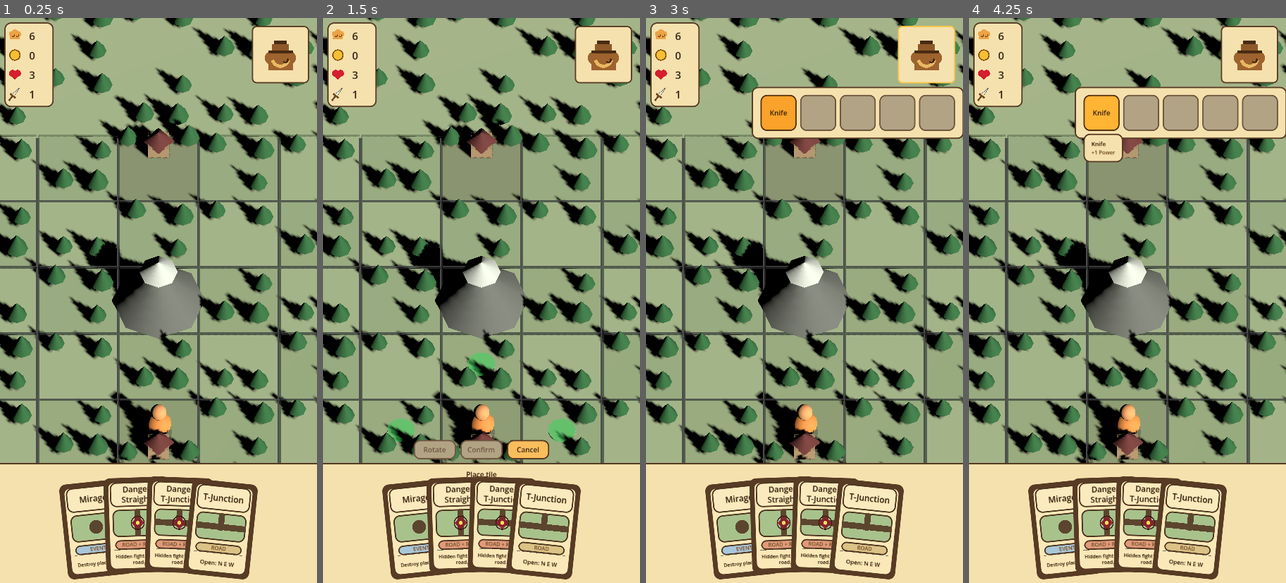
Above: before the commit, frames 1-4 (left to right).
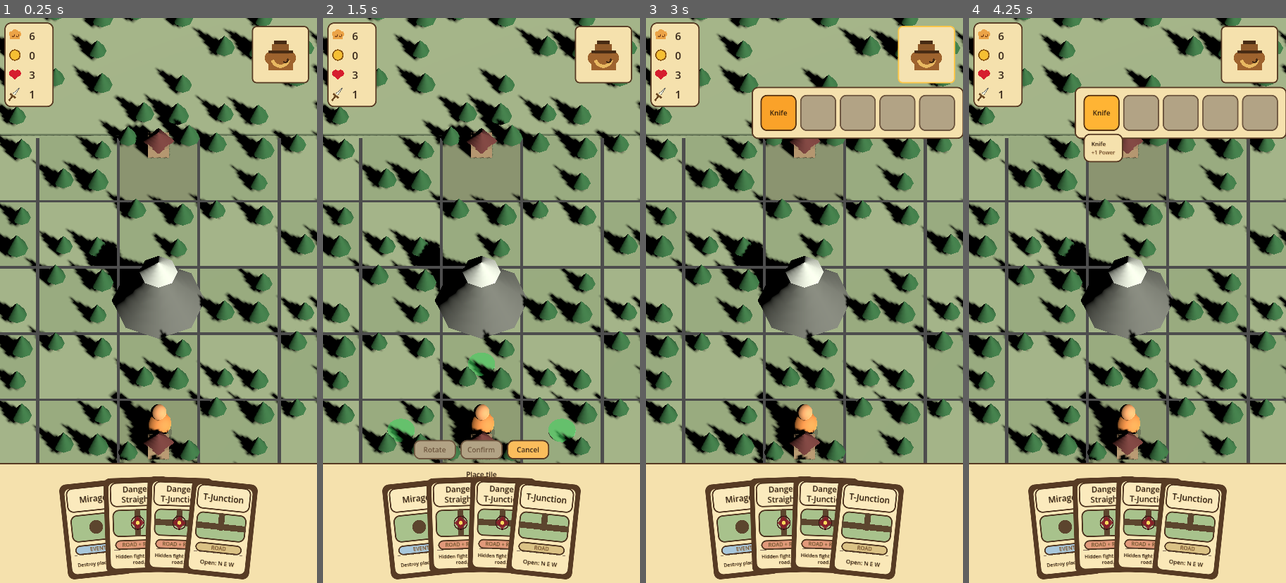
Above: after the commit, the same moments.

Repository: Reicher/The-Road-North
Game: Godot game, scene res://scenes/main.tscn
Same seed, same stepped clock (60 frames per second), same inputs: the game is played once before the commit and once after it.
Inputs (mouse positions are in pixels of both pictures, inside the frame that each line leads up to):
- Up to frame 1 (0.25 s): no input
- Up to frame 2 (1.5 s): tap Enter at 0.5 s; drag from (481, 520) to (513, 176) at 0.52 s; click "Use" at 1.25 s
- Up to frame 3 (3 s): click "Cancel" at 2 s; click (924, 51) at 2.75 s
- Up to frame 4 (4.25 s): click "Knife" at 3.5 s

The runs differ from the first frame. In frame 1, 0.6% of the frame differs, in the area x 0-100%, y 20-79%; in frame 2, 0.6%; in frame 3, 0.5%; in frame 4, 0.5%.

Commit message:
Update docs, visuals, and test cleanup

Diff:
--- a/scripts/game_over_ui.gd
+++ b/scripts/game_over_ui.gd
@@ -56,7 +56,7 @@
 		_action_button.pressed.connect(_on_action_button_pressed)
 
 func _on_game_over(_reason: String) -> void:
-	_show_end_screen("You loose", "Restart level", "restart_level")
+	_show_end_screen("You lose", "Restart level", "restart_level")
 
 
 func _on_run_won() -> void:
--- a/scripts/map_camera.gd
+++ b/scripts/map_camera.gd
@@ -44,6 +44,15 @@
 		_play_start_zoom_sequence()
 
 
+func _exit_tree() -> void:
+	if _start_zoom_tween != null:
+		_start_zoom_tween.kill()
+		_start_zoom_tween = null
+	if _move_focus_tween != null:
+		_move_focus_tween.kill()
+		_move_focus_tween = null
+
+
 func _input(event: InputEvent) -> void:
 	if _handle_scroll_zoom(event):
 		get_viewport().set_input_as_handled()
@@ -265,10 +274,6 @@
 	_clamp_target()
 	_apply_camera_transform()
 
-	await get_tree().create_timer(start_zoom_hold_duration).timeout
-	if _map == null or not is_inside_tree():
-		return
-
 	var target_size := _get_initial_zoom_target()
 	var target_xz := _world_to_xz(_get_player_tile_position())
 	var start_size := size
@@ -278,6 +283,8 @@
 	_start_zoom_tween = create_tween()
 	_start_zoom_tween.set_trans(Tween.TRANS_SINE)
 	_start_zoom_tween.set_ease(Tween.EASE_IN_OUT)
+	if start_zoom_hold_duration > 0.0:
+		_start_zoom_tween.tween_interval(start_zoom_hold_duration)
 	_start_zoom_tween.tween_method(func(value: float) -> void:
 		t = value
 		size = lerpf(start_size, target_size, t)
--- a/scripts/map_visuals.gd
+++ b/scripts/map_visuals.gd
@@ -5,7 +5,7 @@
 const FOREST_PADDING_TILES := 4
 const GROUND_LIGHT_COLOR := Color(0.69, 0.76, 0.57)
 const GROUND_DARK_COLOR := Color(0.64, 0.72, 0.53)
-const GRID_LINE_COLOR := Color(0.36, 0.46, 0.31, 0.58)
+const PLAYABLE_BORDER_COLOR := Color(0.30, 0.38, 0.26, 0.62)
 const TREE_SLOTS := [
 	Vector2(-0.28, -0.28),
 	Vector2(0.30, -0.18),
@@ -15,6 +15,7 @@
 
 var _cell_nodes: Dictionary = {}
 var _forest_nodes: Array[Node] = []
+var _border_node: Node3D
 var _cells_root: Node3D
 var _forest_root: Node3D
 
@@ -31,6 +32,9 @@
 		if node != null:
 			node.queue_free()
 	_forest_nodes.clear()
+	if _border_node != null:
+		_border_node.queue_free()
+		_border_node = null
 
 	for y in range(-FOREST_PADDING_TILES, map.playable_height + FOREST_PADDING_TILES):
 		for x in range(-FOREST_PADDING_TILES, map.playable_width + FOREST_PADDING_TILES):
@@ -41,6 +45,7 @@
 	for y in map.playable_height:
 		for x in map.playable_width:
 			rebuild_cell(map, Vector2i(x, y))
+	_add_playable_area_border(map)
 
 
 func rebuild_cell(map: GameMap, grid_position: Vector2i) -> void:
@@ -60,7 +65,6 @@
 	var feature := map.get_fixed_feature(grid_position)
 	var terrain_color := GROUND_LIGHT_COLOR if (grid_position.x + grid_position.y) % 2 == 0 else GROUND_DARK_COLOR
 	_add_box(cell, "Ground", Vector3(map.tile_size * 0.96, GROUND_HEIGHT, map.tile_size * 0.96), Vector3(0.0, -GROUND_HEIGHT * 0.5, 0.0), terrain_color)
-	_add_grid_lines(map, cell, grid_position)
 
 	if not feature.is_empty():
 		_add_fixed_feature_visual(map, cell, feature)
@@ -79,15 +83,21 @@
 	_add_cell_trees(map, cell, grid_position)
 
 
-func _add_grid_lines(map: GameMap, parent: Node3D, grid_position: Vector2i) -> void:
+func _add_playable_area_border(map: GameMap) -> void:
+	_border_node = Node3D.new()
+	_border_node.name = "PlayableAreaBorder"
+	add_child(_border_node)
+
 	var line_width := maxf(2.0, map.tile_size * 0.018)
 	var y := GROUND_HEIGHT * 0.20
-	_add_box(parent, "GridNorth", Vector3(map.tile_size * 0.98, line_width, line_width), Vector3(0.0, y, -map.tile_size * 0.49), GRID_LINE_COLOR)
-	_add_box(parent, "GridWest", Vector3(line_width, line_width, map.tile_size * 0.98), Vector3(-map.tile_size * 0.49, y, 0.0), GRID_LINE_COLOR)
-	if grid_position.y == map.playable_height - 1:
-		_add_box(parent, "GridSouth", Vector3(map.tile_size * 0.98, line_width, line_width), Vector3(0.0, y, map.tile_size * 0.49), GRID_LINE_COLOR)
-	if grid_position.x == map.playable_width - 1:
-		_add_box(parent, "GridEast", Vector3(line_width, line_width, map.tile_size * 0.98), Vector3(map.tile_size * 0.49, y, 0.0), GRID_LINE_COLOR)
+	var width := float(map.playable_width) * map.tile_size
+	var height := float(map.playable_height) * map.tile_size
+	var center_x := width * 0.5
+	var center_z := height * 0.5
+	_add_box(_border_node, "BorderNorth", Vector3(width, line_width, line_width), Vector3(center_x, y, 0.0), PLAYABLE_BORDER_COLOR)
+	_add_box(_border_node, "BorderSouth", Vector3(width, line_width, line_width), Vector3(center_x, y, height), PLAYABLE_BORDER_COLOR)
+	_add_box(_border_node, "BorderWest", Vector3(line_width, line_width, height), Vector3(0.0, y, center_z), PLAYABLE_BORDER_COLOR)
+	_add_box(_border_node, "BorderEast", Vector3(line_width, line_width, height), Vector3(width, y, center_z), PLAYABLE_BORDER_COLOR)
 
 
 func _add_fixed_feature_visual(map: GameMap, parent: Node3D, feature: Dictionary) -> void:
--- a/tests/test_deck_controller.gd
+++ b/tests/test_deck_controller.gd
@@ -22,6 +22,7 @@
 	hand.name = "Hand"
 	hand.demo_cards_enabled = false
 	hand.layout_duration = 0.0
+	hand.set_anchors_preset(Control.PRESET_TOP_LEFT)
 	hand.size = Vector2(360.0, 640.0)
 	ui.add_child(hand)
 	hand._ready()
--- a/tests/test_event_cards.gd
+++ b/tests/test_event_cards.gd
@@ -51,6 +51,7 @@
 	hand.name = "Hand"
 	hand.demo_cards_enabled = false
 	hand.layout_duration = 0.0
+	hand.set_anchors_preset(Control.PRESET_TOP_LEFT)
 	hand.size = Vector2(360.0, 640.0)
 	ui.add_child(hand)
 	hand._ready()
@@ -134,6 +135,7 @@
 	hand.name = "Hand"
 	hand.demo_cards_enabled = false
 	hand.layout_duration = 0.0
+	hand.set_anchors_preset(Control.PRESET_TOP_LEFT)
 	hand.size = Vector2(360.0, 640.0)
 	ui.add_child(hand)
 	hand._ready()
@@ -185,6 +187,7 @@
 	hand.name = "Hand"
 	hand.demo_cards_enabled = false
 	hand.layout_duration = 0.0
+	hand.set_anchors_preset(Control.PRESET_TOP_LEFT)
 	hand.size = Vector2(360.0, 640.0)
 	ui.add_child(hand)
 	hand._ready()
@@ -240,6 +243,7 @@
 	hand.name = "Hand"
 	hand.demo_cards_enabled = false
 	hand.layout_duration = 0.0
+	hand.set_anchors_preset(Control.PRESET_TOP_LEFT)
 	hand.size = Vector2(360.0, 640.0)
 	ui.add_child(hand)
 	hand._ready()
@@ -280,6 +284,7 @@
 	hand.name = "Hand"
 	hand.demo_cards_enabled = false
 	hand.layout_duration = 0.0
+	hand.set_anchors_preset(Control.PRESET_TOP_LEFT)
 	hand.size = Vector2(360.0, 640.0)
 	ui.add_child(hand)
 	hand._ready()
--- a/tests/test_game_over.gd
+++ b/tests/test_game_over.gd
@@ -49,7 +49,7 @@
 	await process_frame
 	_assert(overlay.visible, "Expected running out of food to show game over")
 	_assert(not player.input_enabled, "Expected game over to disable player input")
-	_assert(overlay.get_node("Prompt/ContentMargin/Stack/Title").text == "You loose", "Expected loss overlay to use loss copy")
+	_assert(overlay.get_node("Prompt/ContentMargin/Stack/Title").text == "You lose", "Expected loss overlay to use loss copy")
 	_assert(overlay.get_node("Prompt/ContentMargin/Stack/RestartButton").text == "Restart level", "Expected loss overlay to restart the level")
 	_assert(overlay.get_node("Prompt/ContentMargin/Stack/RestartButton") != null, "Expected restart button under game-over prompt")
 
--- a/tests/test_hand.gd
+++ b/tests/test_hand.gd
@@ -16,6 +16,7 @@
 	var hand = HAND_SCENE.instantiate() as HandUI
 	hand.demo_cards_enabled = false
 	hand.layout_duration = 0.0
+	hand.set_anchors_preset(Control.PRESET_TOP_LEFT)
 	hand.size = root.size
 	root.add_child(hand)
 	hand.set_cards([
--- a/tests/test_level_progression.gd
+++ b/tests/test_level_progression.gd
@@ -38,7 +38,7 @@
 	second_player.set_health(0)
 	_assert(second_screen.visible, "Expected loss screen to show on the current level")
 	_assert(not (second_level.get_node("UI/Hand") as HandUI).visible, "Expected the card hand to hide on the loss screen")
-	_assert(second_screen.get_node("Prompt/ContentMargin/Stack/Title").text == "You loose", "Expected loss text")
+	_assert(second_screen.get_node("Prompt/ContentMargin/Stack/Title").text == "You lose", "Expected loss text")
 	_assert(second_screen.get_node("Prompt/ContentMargin/Stack/RestartButton").text == "Restart level", "Expected loss button to restart the current level")
 	second_screen.get_node("Prompt/ContentMargin/Stack/RestartButton").pressed.emit()
 	await process_frame
@@ -63,6 +63,8 @@
 	var restarted_map := main.get_node("Level/Map") as GameMap
 	_assert(restarted_map.playable_width == 5 and restarted_map.playable_height == 5, "Expected Restart game to return to the first level")
 
+	main.queue_free()
+	await process_frame
 	quit()
 
 
--- a/tests/test_level_scene.gd
+++ b/tests/test_level_scene.gd
@@ -65,6 +65,9 @@
 	_assert(second_deck_controller.hand_size == 4, "Expected level 002 to configure a four-card hand")
 	_assert(second_deck_controller.enemy_level == 2, "Expected level 002 enemies to use level two power")
 
+	level.queue_free()
+	level_002.queue_free()
+	await process_frame
 	quit()
 
 
--- a/tests/test_placement_controller.gd
+++ b/tests/test_placement_controller.gd
@@ -42,6 +42,7 @@
 	hand.name = "Hand"
 	hand.demo_cards_enabled = false
 	hand.layout_duration = 0.0
+	hand.set_anchors_preset(Control.PRESET_TOP_LEFT)
 	hand.size = Vector2(360.0, 640.0)
 	ui.add_child(hand)
 	hand._ready()
Not shown, changed: docs/design.md
Not shown, changed: docs/implementation_design.md
Not shown, added: scripts/run_tests.sh
